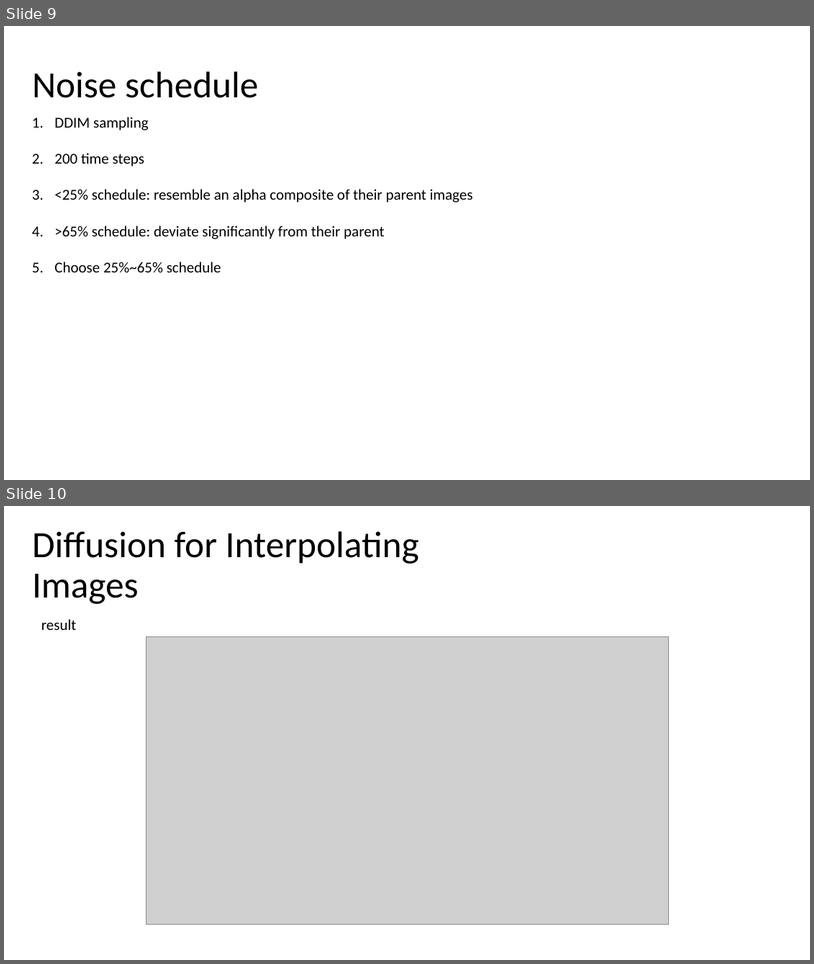
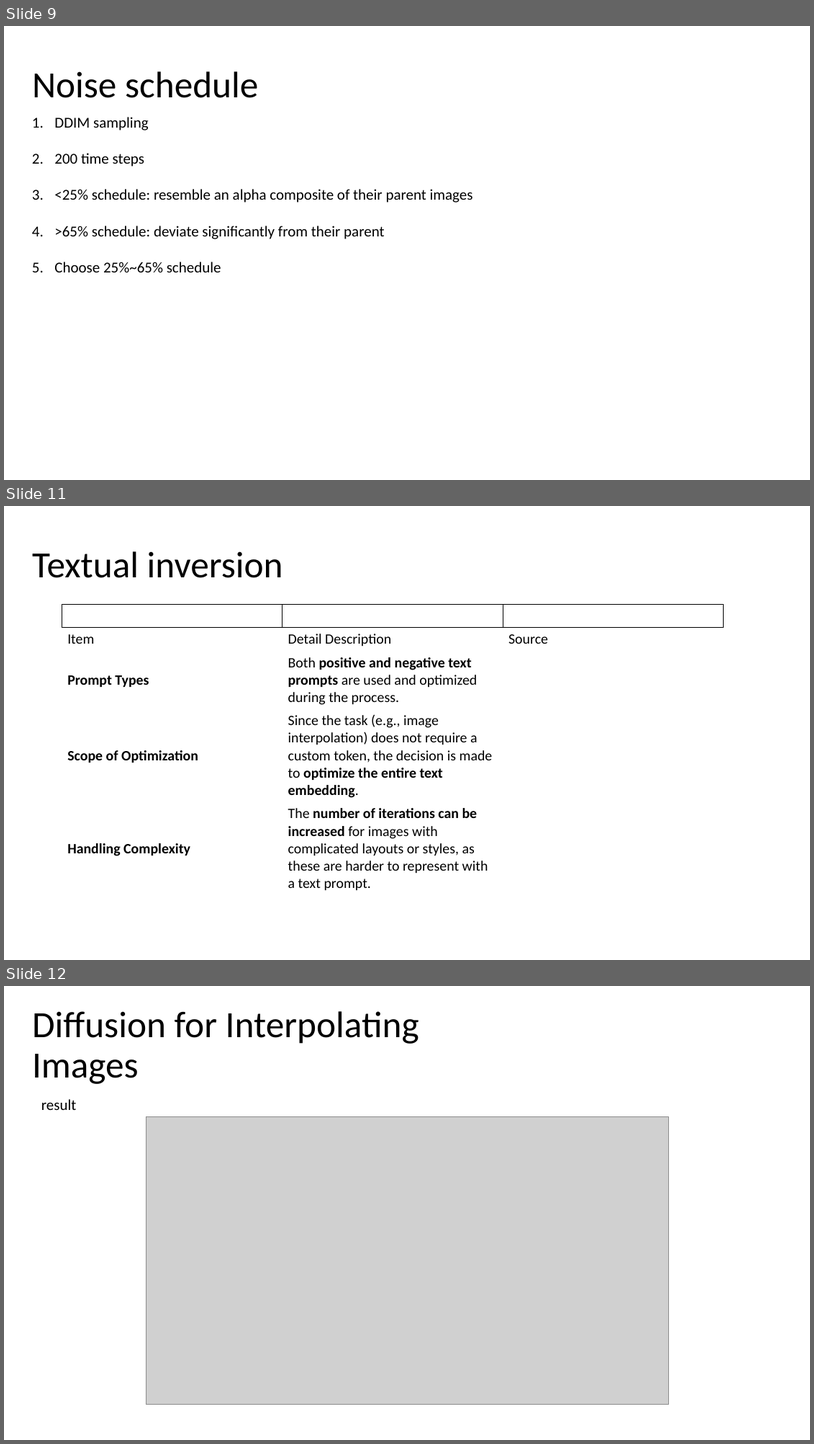
Before and after one commit to jasonfghx/lilicoco, a slide deck: diffusion書報/DDPM.pptx. Shown one above the other, each under a label of ours: slides 9 and 10 before the commit, slides 9, 11 and 12 after it; the slides between them are not shown. The pictures are 814x964 and 814x1444 pixels, drawn with LibreOffice and Linux fonts; fonts in the diff are those of the drawing; grey boxes stand for pictures. Boxes give left, top, right and bottom in pixels: in the first picture for what was removed or moved away, otherwise in the second. Text is boxed around its words. In the diff, an @@ line names an element or a change of style, - is before the commit and + after.

```diff
--- a/diffusion書報/DDPM.pptx
+++ b/diffusion書報/DDPM.pptx
@@ slide 11 added at (4, 506, 810, 960), background #FFFFFF @@
@@ title added at (32, 551, 283, 578), 44 pt, text #000000 @@
+Textual inversion
@@ table added at (62, 605, 725, 893), 5 rows, 3 columns @@
+ |  | 
+Item | Detail Description | Source
+Prompt Types | Both positive and negative text prompts are used and optimized during the process. | 
+Scope of Optimization | Since the task (e.g., image interpolation) does not require a custom token, the decision is made to optimize the entire text embedding. | 
+Handling Complexity | The number of iterations can be increased for images with complicated layouts or styles, as these are harder to represent with a text prompt. | 
@@ what was slide 10 is now slide 12 @@
```
Also in this commit, not shown: 1 other slide added.
